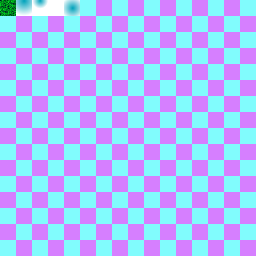
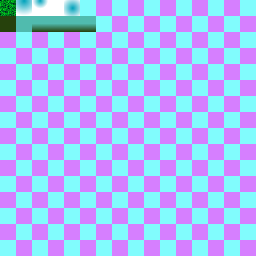
The second (256, 256) image is a revision of the first. Changes to its layers:
painted on "texture" over [0, 16, 96, 32]
